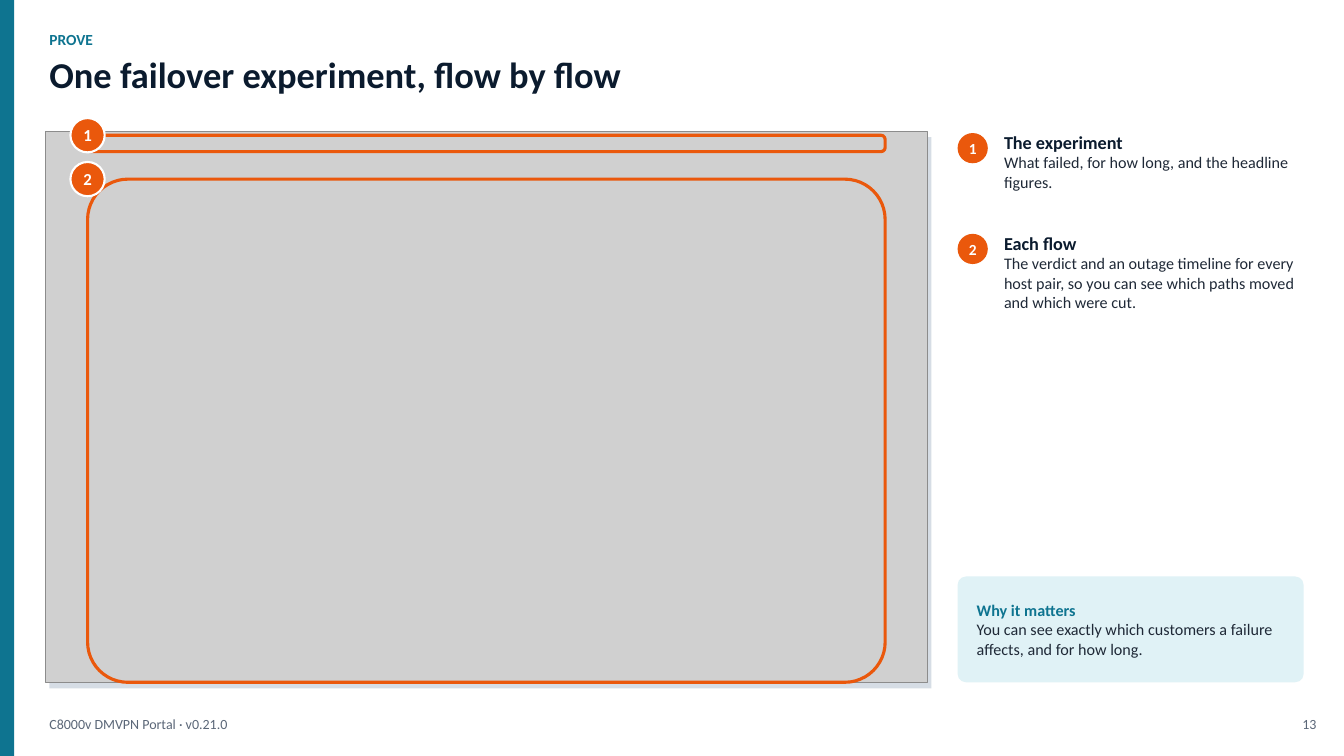
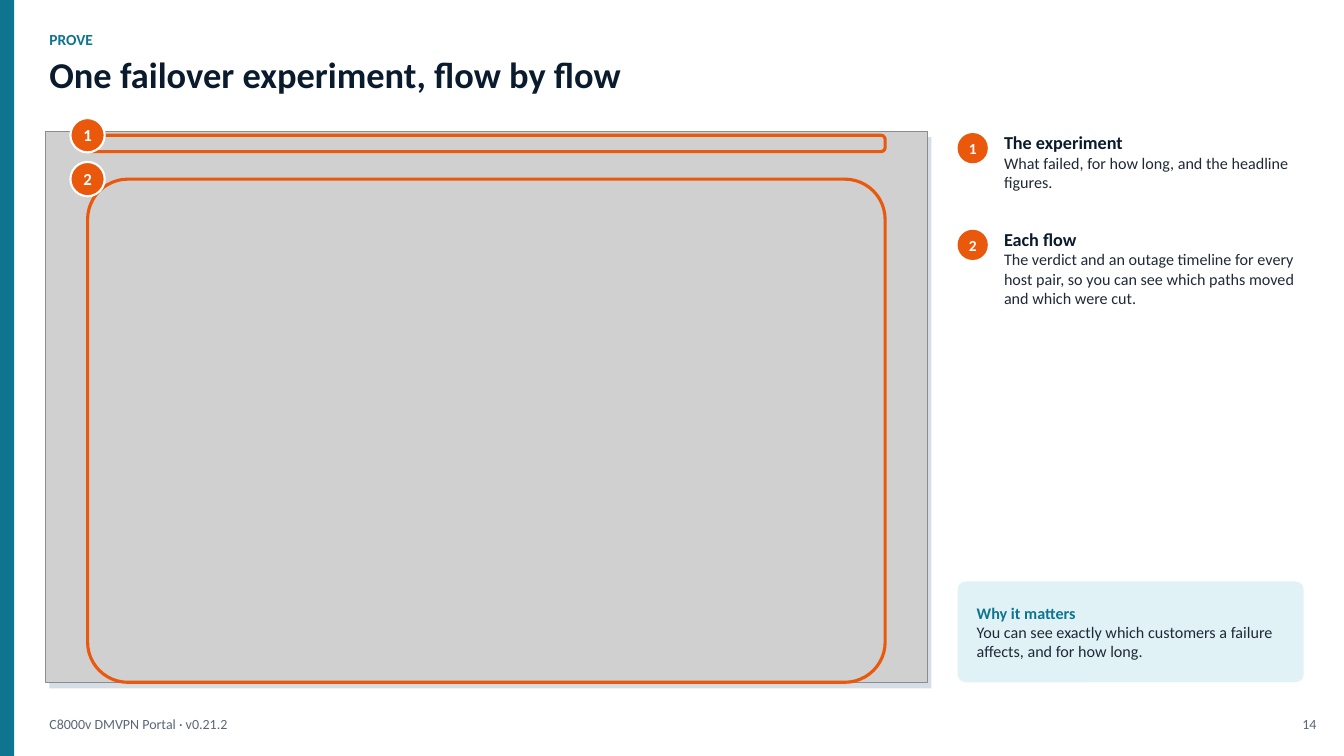
Before and after one commit to dcantor/c8000v-dmvpn-lab, a slide deck: slide 14 of docs/presentation/c8000v-dmvpn-portal.pptx (slide 13 before the commit). Drawn at 1344x756 pixels with LibreOffice and Linux fonts; fonts in the diff are those of the drawing; grey boxes stand for pictures. Boxes give left, top, right and bottom in pixels: in the first picture for what was removed or moved away, otherwise in the second. Text is boxed around its words. In the diff, an @@ line names an element or a change of style, - is before the commit and + after.

```diff
--- a/docs/presentation/c8000v-dmvpn-portal.pptx
+++ b/docs/presentation/c8000v-dmvpn-portal.pptx
@@ ellipse "2" moved from (x1=958, y1=234, x2=988, y2=264) to (x1=958, y1=230, x2=988, y2=260) @@
@@ text "Each flow" moved from (x1=1004, y1=237, x2=1294, y2=308) to (x1=1004, y1=233, x2=1294, y2=304) @@
@@ rounded rectangle resized from (x1=958, y1=577, x2=1304, y2=683) to (x1=958, y1=582, x2=1304, y2=683) @@
@@ text at (x1=49, y1=719, x2=228, y2=729): text changed @@
-C8000v DMVPN Portal · v0.21.0
+C8000v DMVPN Portal · v0.21.2
@@ text at (x1=1302, y1=720, x2=1316, y2=729): text changed @@
-13
+14
```
Also in this commit, not shown: 22 other slides changed, 16 slides added, 20 other files.
